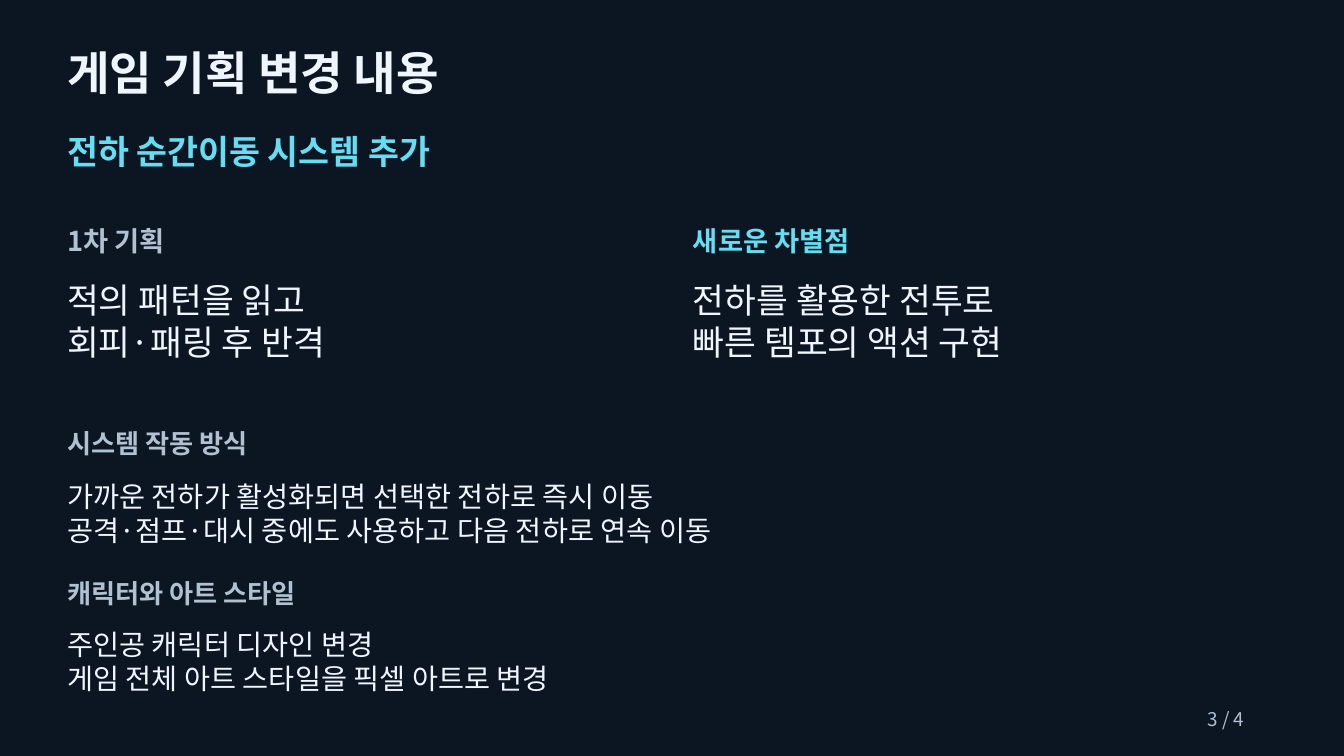
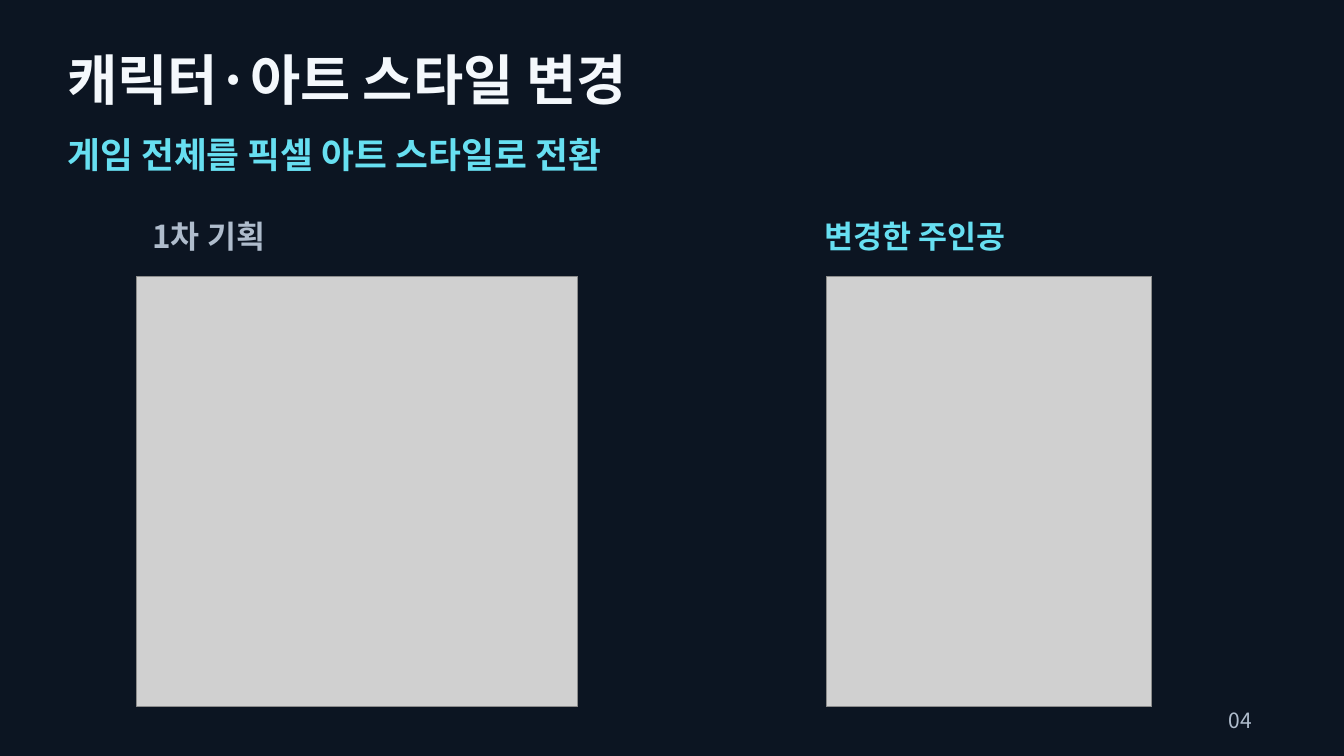
Before and after one commit to snooy-dev/circuit-warden, a slide deck: slide 4 of Circuit_Warden_Phase2_Presentation.pptx (slide 3 before the commit). Drawn at 1344x756 pixels with LibreOffice and Linux fonts; fonts in the diff are those of the drawing; grey boxes stand for pictures. Boxes give left, top, right and bottom in pixels: in the first picture for what was removed or moved away, otherwise in the second. Text is boxed around its words. In the diff, an @@ line names an element or a change of style, - is before the commit and + after.

Commit message:
docs(presentation): 프리텐다드 적용과 발표 구성 개선
가독성 개선 요청에 따라 5장으로 분리하고 글자와 게임 화면을 확대했다. 캐릭터 변경을 이미지로 비교하며 새 기능 기획·검증에 따른 일정 지연 사유도 반영했다.

최종 5장 시각 확인과 PPTX 구조·배치·프리텐다드 지정 검사를 통과했다. 삽입 영상 해시 보존을 확인했다. PowerPoint 발표 모드 재생과 실제 낭독 시간은 미검사다.

```diff
--- a/Circuit_Warden_Phase2_Presentation.pptx
+++ b/Circuit_Warden_Phase2_Presentation.pptx
@@ text at [67, 54, 626, 105]: text changed; size 18.8 to 39 pt; text colour #B2C1D2 to #F4F8FC @@
-캐릭터와 아트 스타일
+캐릭터·아트 스타일 변경
@@ text removed at [67, 51, 439, 94] @@
-게임 기획 변경 내용
@@ text at [67, 138, 602, 171]: text changed; size 24 to 25.5 pt; text colour #65DDF2 to #67DFF1 @@
-전하 순간이동 시스템 추가
+게임 전체를 픽셀 아트 스타일로 전환
@@ text "1차 기획": place and size @@
-text "1차 기획" at [67, 228, 165, 254]
+text "1차 기획" at [152, 221, 265, 251]
@@ text "1차 기획" at [152, 221, 265, 251]: size 19.5 to 22.5 pt, text colour #B2C1D2 to #AFBCCC @@
@@ text removed at [693, 228, 850, 254] @@
-새로운 차별점
@@ text added at [824, 221, 1005, 251], 22.5 pt, text #67DFF1, bold @@
+변경한 주인공
@@ text removed at [67, 284, 325, 358] @@
-적의 패턴을 읽고
-회피·패링 후 반격
@@ picture added at [136, 276, 578, 707] @@
@@ text removed at [693, 284, 1003, 358] @@
-전하를 활용한 전투로
-빠른 템포의 액션 구현
@@ picture added at [827, 276, 1152, 707] @@
@@ text removed at [67, 431, 248, 456] @@
-시스템 작동 방식
@@ text removed at [67, 483, 711, 544] @@
-가까운 전하가 활성화되면 선택한 전하로 즉시 이동
-공격·점프·대시 중에도 사용하고 다음 전하로 연속 이동
@@ text removed at [67, 631, 549, 692] @@
-주인공 캐릭터 디자인 변경
-게임 전체 아트 스타일을 픽셀 아트로 변경
@@ text removed at [1207, 712, 1244, 726] @@
-3 / 4
@@ text added at [1228, 712, 1251, 728], 15 pt, text #AFBCCC @@
+04
```
Also in this commit, not shown: 2 other slides changed, 2 slides added, 1 slide removed, 1 other file.
